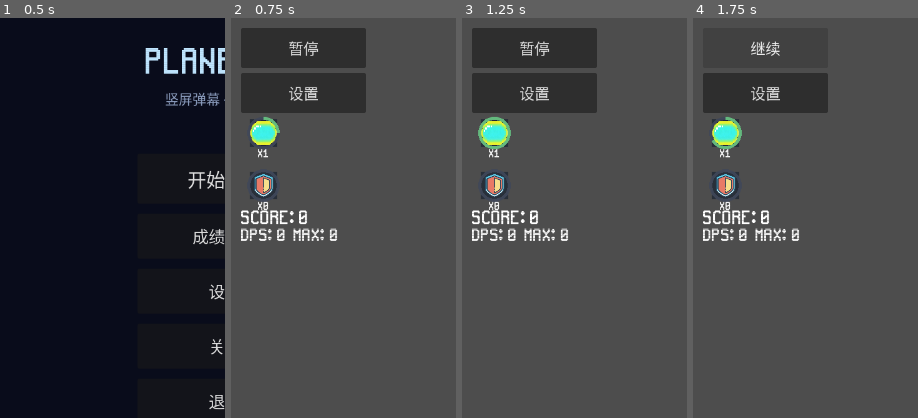
Above: before the commit, frames 1-4 (left to right).
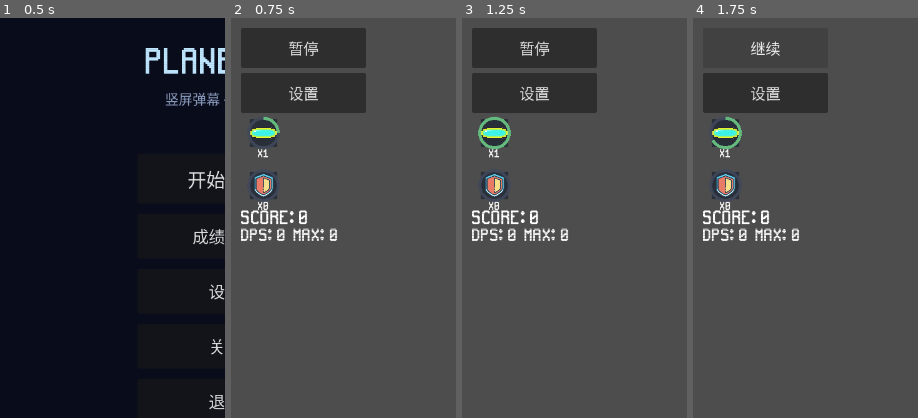
Above: after the commit, the same moments.

Repository: qingzhixing/plane-war
Game: Godot game, scene res://scenes/MainMenu.tscn
Two runs of this game, one before a commit and one after it. Both use one fixed random seed, a clock stepped at 60 frames per second and the inputs below. Sound files missing from this copy of the repository are replaced by a short silence.
Inputs:
- Up to frame 1 (0.5 s): no input
- Up to frame 2 (0.75 s): click "开始游戏" at 0.5 s
- Up to frame 3 (1.25 s): no input
- Up to frame 4 (1.75 s): click "暂停" at 1.25 s
The pictures show only the part of the screen within x 0-50%, y 0-50%; the shares and areas given below are measured in that part.

Frame 1 is identical in both runs. In frame 2, 0.5% of the frame differs, in the area x 8-21%, y 25-32%; in frame 3, 0.5%; in frame 4, 0.5%.

Commit message:
🎨 UI: 状态槽图标按原比例缩放避免拉伸
Made-with: Cursor

Diff:
--- a/scripts/ui/side_weapon_cd_slot.gd
+++ b/scripts/ui/side_weapon_cd_slot.gd
@@ -58,7 +58,19 @@
 	var icon_rect := Rect2(center.x - ICON_SIZE * 0.5, center.y - ICON_SIZE * 0.5, ICON_SIZE, ICON_SIZE)
 	draw_rect(icon_rect, Color(0.15, 0.18, 0.22, 0.95))
 	if texture != null:
-		draw_texture_rect(texture, icon_rect, false)
+		var tw: float = float(texture.get_width())
+		var th: float = float(texture.get_height())
+		if tw > 0.0 and th > 0.0:
+			var s: float = min(ICON_SIZE / tw, ICON_SIZE / th)
+			var w: float = tw * s
+			var h: float = th * s
+			var tex_rect := Rect2(
+				center.x - w * 0.5,
+				center.y - h * 0.5,
+				w,
+				h
+			)
+			draw_texture_rect(texture, tex_rect, false)
 	# 外圈进度条：先画整圈轨道，再画当前比例弧
 	var track_color := Color(0.25, 0.28, 0.35, 0.9)
 	var fill_color := Color(0.4, 0.75, 0.5, 0.95)
